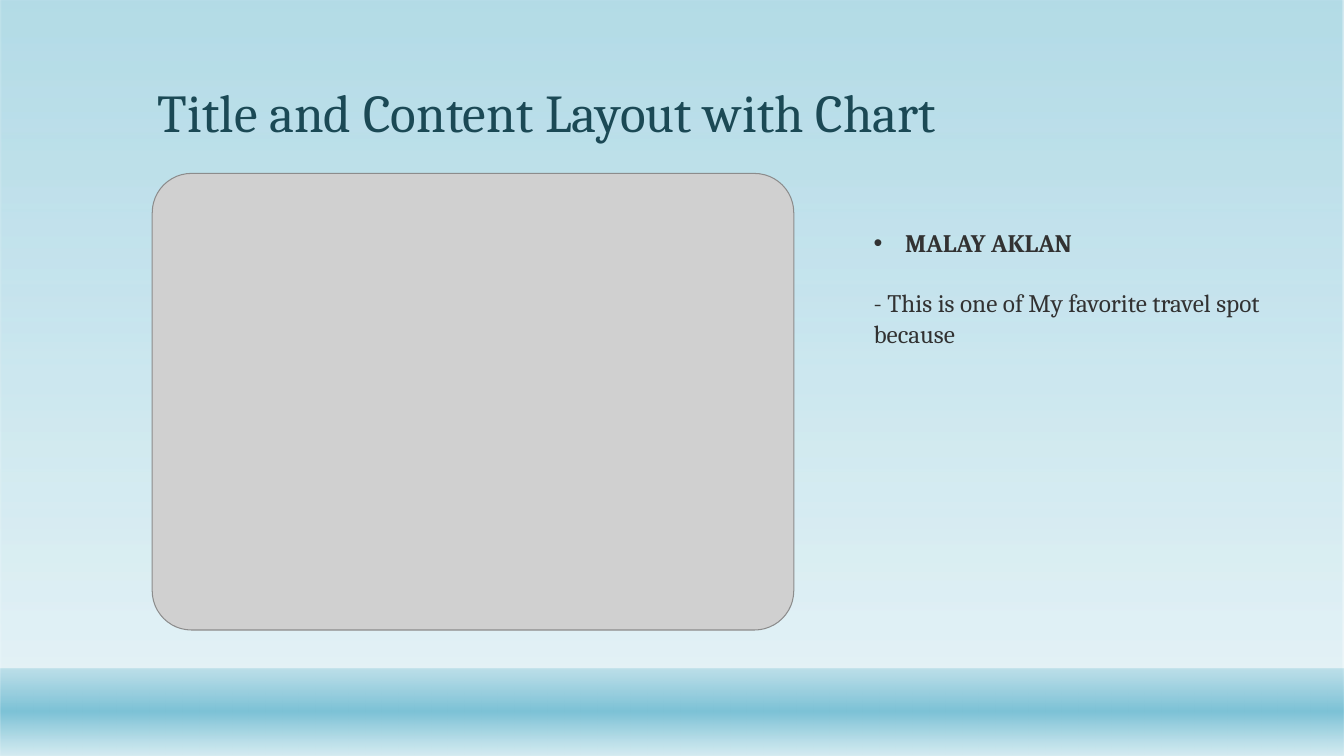
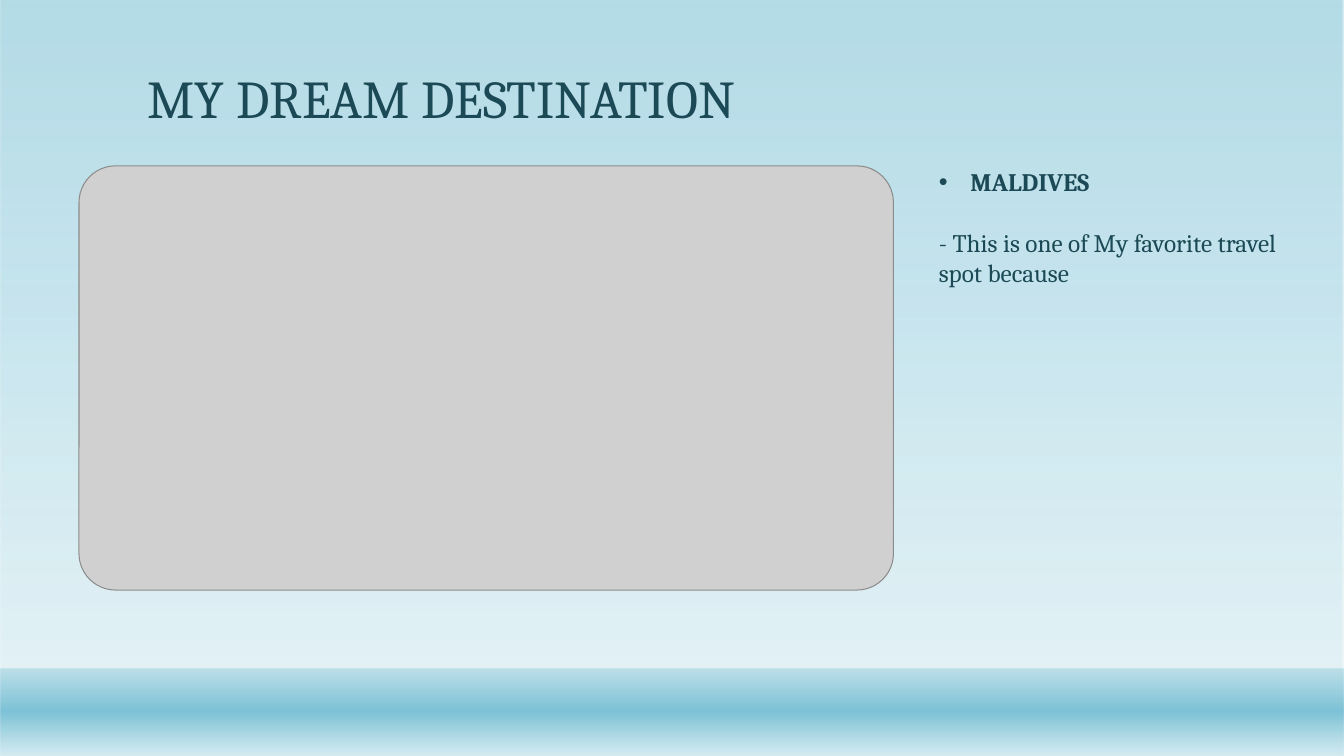
Before and after one commit to justinekyle123/My_ppt_FINAL_nani, a slide deck: slide 3 of Necesario.PPT.pptx. Drawn at 1344x756 pixels with LibreOffice and Linux fonts; fonts in the diff are those of the drawing; grey boxes stand for pictures; background and template pictures are left out. Boxes give left, top, right and bottom in pixels: in the first picture for what was removed or moved away, otherwise in the second. Text is boxed around its words. In the diff, an @@ line names an element or a change of style, - is before the commit and + after.

```diff
--- a/Necesario.PPT.pptx
+++ b/Necesario.PPT.pptx
@@ title at (148, 82, 735, 119): text changed @@
-Title and Content Layout with Chart
+MY DREAM DESTINATION
@@ picture: place and size @@
-picture at (152, 173, 793, 630)
+picture at (79, 166, 893, 591)
@@ text "MALDIVES": place and size @@
-text "MALDIVES" at (874, 235, 1259, 343)
+text "MALDIVES" at (939, 174, 1276, 288)
@@ text at (970, 174, 1089, 191): text changed; text colour #323232 to #1B4855 @@
-• MALAY AKLAN
+• MALDIVES
@@ text at (939, 234, 1276, 288): text colour #323232 to #1B4855 in "- This is one of My favorite ..." @@
```
Also in this commit, not shown: 1 slide added, 1 slide removed.
